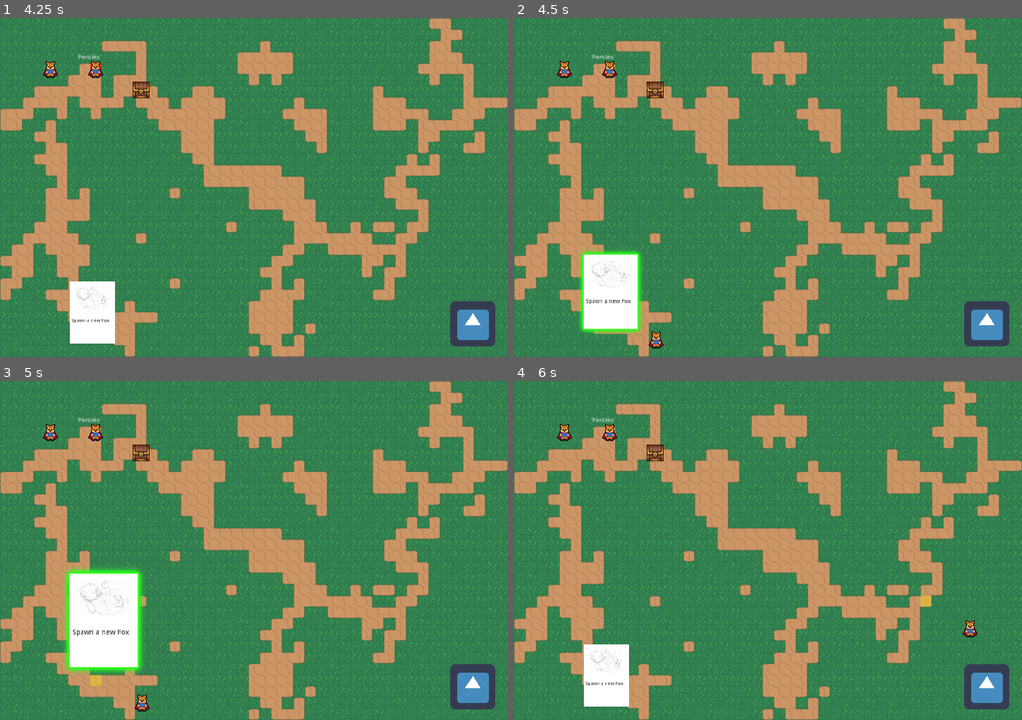
Above: before the commit, frames 1-4 (two rows, left to right).
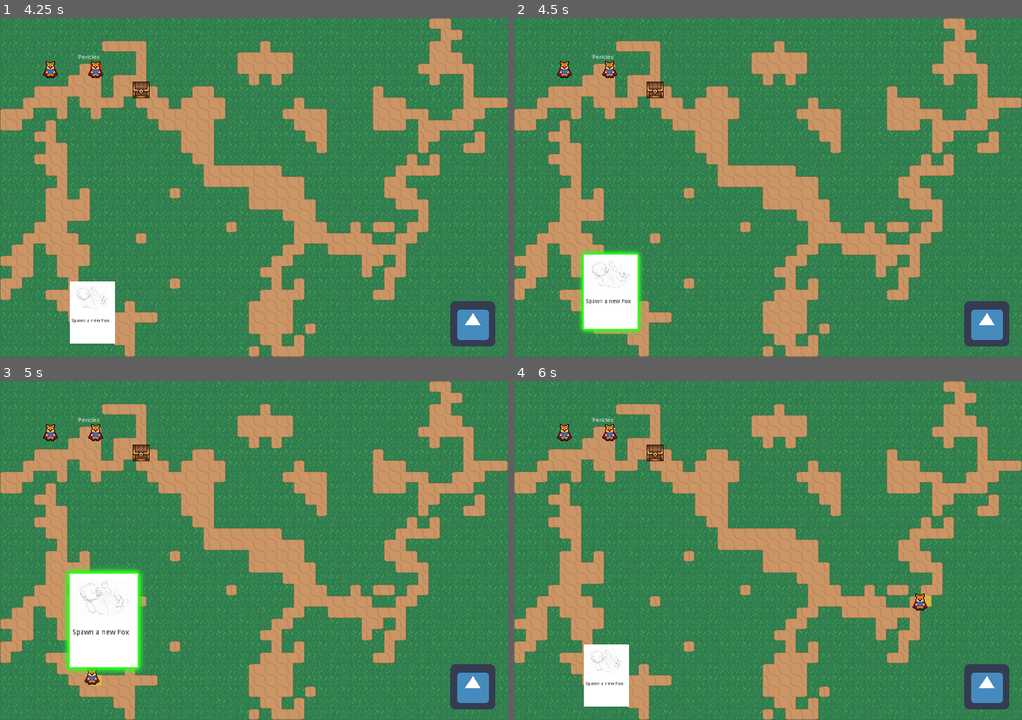
Above: after the commit, the same moments.

Repository: Multi-User-Domain/SimPolis
Game: Godot game, scene res://Main.tscn
Same seed, same stepped clock (60 frames per second), same inputs: the game is played once before the commit and once after it. The engine's default icon, where the game draws it, is replaced by a stand-in: a white triangle on a blue panel in a dark square.
Inputs (mouse positions are in pixels of both pictures, inside the frame that each line leads up to):
- Up to frame 1 (4.25 s): click (472, 323) at 0.5 s; click (472, 323) at 1.25 s; click (472, 323) at 2 s; tap Enter at 2.75 s; move the mouse to (50, 72) at 2.77 s; click (50, 72) at 2.92 s; tap Space at 3.5 s; move the mouse to (96, 72) at 3.52 s; click (96, 72) at 3.67 s
- Up to frame 2 (4.5 s): tap Enter at 4.25 s; move the mouse to (605, 312) at 4.27 s; click (605, 312) at 4.42 s
- Up to frame 3 (5 s): no input
- Up to frame 4 (6 s): move the mouse to (656, 703) at 5.02 s; click (656, 703) at 5.17 s; tap Space at 5.75 s; move the mouse to (920, 601) at 5.77 s; click (920, 601) at 5.92 s

Frame 1 is identical in both runs. In frame 2, 0.1% of the frame differs, in the area x 26-30%, y 92-98%; in frame 3, 0.2%; in frame 4, 0.2%, in the area x 78-92%, y 62-76%.

Commit message:
centred Player scene nodes

Diff:
--- a/characters/Player/Player.tscn
+++ b/characters/Player/Player.tscn
@@ -164,7 +164,6 @@
 }
 
 [node name="KinematicBody2D" type="KinematicBody2D"]
-position = Vector2( 71, 38 )
 input_pickable = true
 script = ExtResource( 2 )
 
